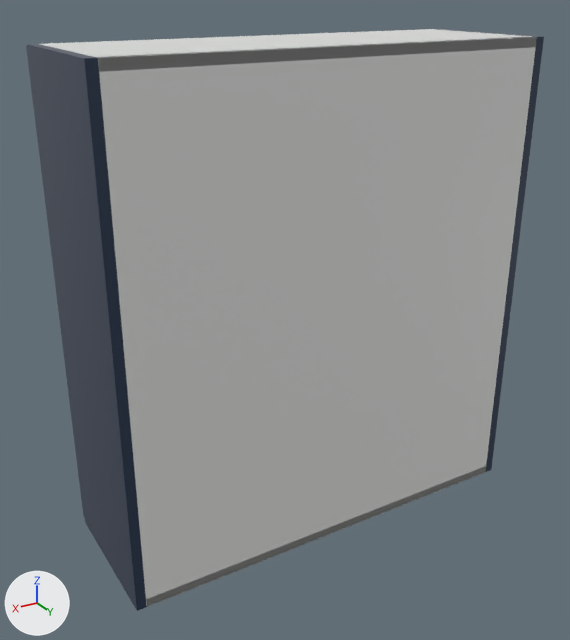
A saved change to the glTF model storefront/public/cabinet-inventory/models/oppein-pb-bss-w3036.glb.
The view is the same before and after, from a 50 mm camera at (1.165, 1.044, 1.006) aimed at (0.45, -0.147, 0.41). The lights are fixed; the arrows at lower left show +X, +Y and +Z. The picture after the commit comes second. Where no turn or scale is listed for an object, it has been applied to the vertices.

Names of what the first picture shows: 'Cabinet back', 'Cabinet bottom', 'Cabinet side', 'Cabinet side.001', 'Cabinet top' and 1 more.
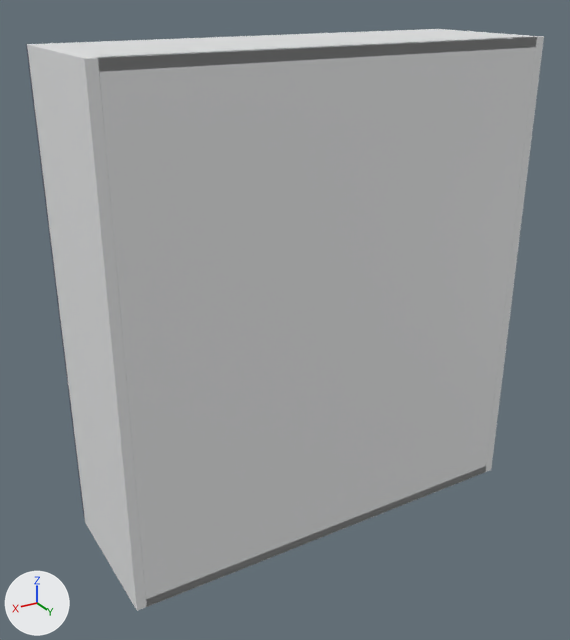
Where the change shows, as pixel boxes [x1, y1, x2, y2] in the pictures (570 x 640 px):
```json
{"object": "Cabinet side.001", "change": "recoloured", "before": [27, 44, 146, 611], "after": [27, 44, 146, 611], "on screen": "lighter"}
{"object": "Cabinet side", "change": "recoloured", "before": [436, 29, 544, 472], "after": [436, 29, 544, 472]}
```

The change, as JSON lines over the scene's bpy script:
```json
{"op": "add", "block": "mat_white_cabinet_carcass", "code": ["mat_white_cabinet_carcass = principled_material('White cabinet carcass')", "mat_white_cabinet_carcass.base_color = (0.82, 0.83, 0.835)  # white #eaebec", "mat_white_cabinet_carcass.roughness = 0.48"]}
{"block": "me_cube", "where": "me_cube.from_pydata(...)  # 56 vertices, 108 faces; spans x -0.009..0.009, y -0.142..0.142, z -0.457..0.457"}
{"op": "remove", "block": "me_cube", "code": "me_cube.materials.append(mat_supplier_finish___blue_single_shaker)  # dark blue #24364f"}
{"op": "add", "block": "me_cube", "code": "me_cube.materials.append(mat_white_cabinet_carcass)  # white #eaebec"}
{"block": "me_cube_001", "where": "me_cube_001.from_pydata(...)  # 56 vertices, 108 faces; spans x -0.009..0.009, y -0.142..0.142, z -0.457..0.457"}
{"op": "remove", "block": "me_cube_001", "code": "me_cube_001.materials.append(mat_supplier_finish___blue_single_shaker)  # dark blue #24364f"}
{"op": "add", "block": "me_cube_001", "code": "me_cube_001.materials.append(mat_white_cabinet_carcass)  # white #eaebec"}
```
